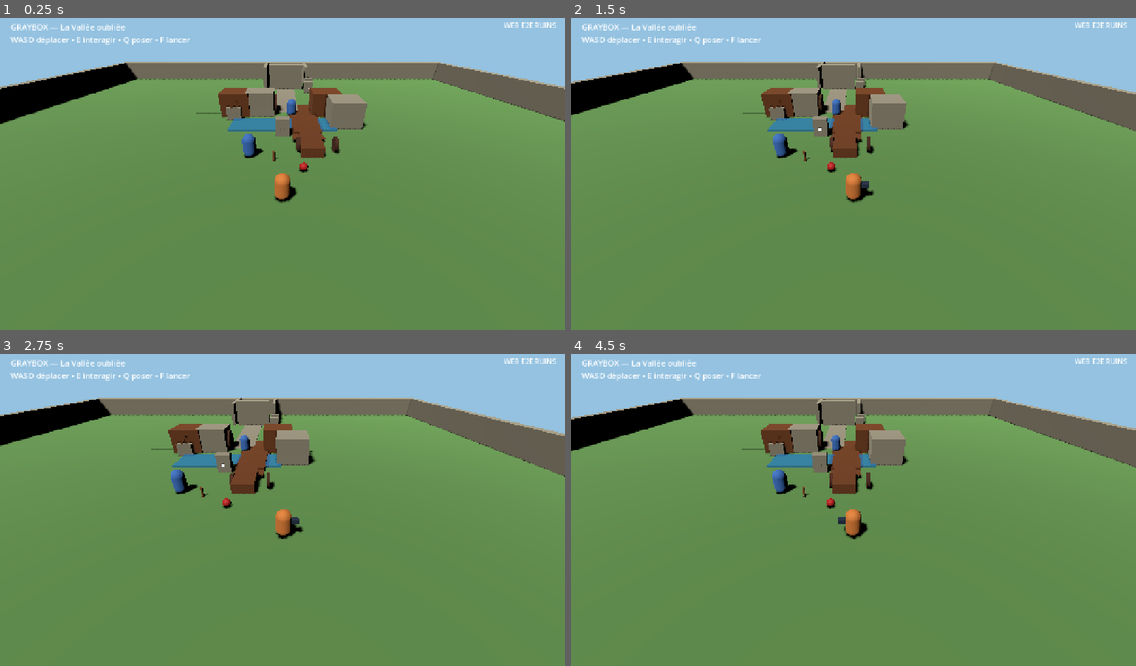
Above: before the commit, frames 1-4 (two rows, left to right).
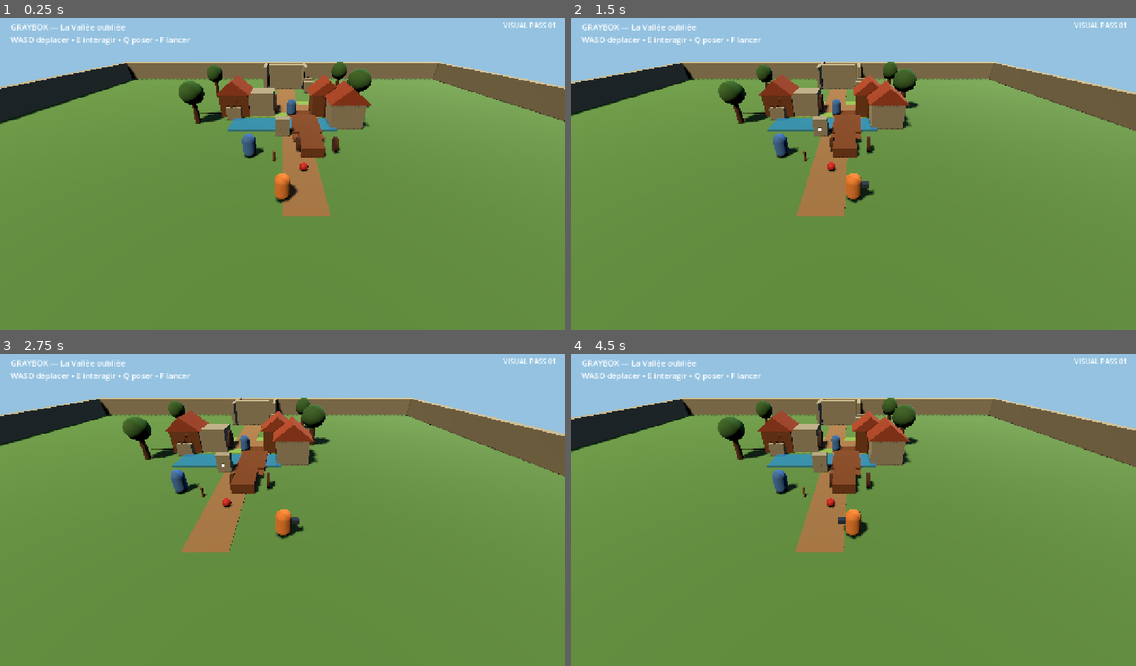
Above: after the commit, the same moments.

Repository: u2987920406-rgb/Grimoire
Game: Godot game, scene res://adventures/forgotten_valley/scenes/bootstrap.tscn
Two runs of this game, one before a commit and one after it. Both use one fixed random seed, a clock stepped at 60 frames per second and the inputs below.
Inputs (mouse positions are in pixels of both pictures, inside the frame that each line leads up to):
- Up to frame 1 (0.25 s): no input
- Up to frame 2 (1.5 s): tap Enter at 0.5 s; move the mouse to (977, 155) at 0.52 s; hold D (move_right) 0.53-1.25 s; hold Q (drop_object) 0.53-1.25 s; click (977, 155) at 0.67 s; drag from (740, 186) to (825, 233) at 1.27 s
- Up to frame 3 (2.75 s): tap Space at 2 s; move the mouse to (339, 438) at 2.02 s; hold D (move_right) from 2.03 s (still down); hold F (throw_object) from 2.03 s (still down)
- Up to frame 4 (4.5 s): release D (move_right) at 2.75 s; release F (throw_object) at 2.75 s; drag from (825, 569) to (684, 460) at 2.77 s; tap Enter at 3.5 s; move the mouse to (1023, 553) at 3.52 s; hold A (move_left) 3.53-4.25 s; hold E (interact) 3.53-4.25 s; drag from (684, 460) to (768, 428) at 4.27 s

The runs differ from the first frame. In frame 1, 7.2% of the frame differs, in the area x 0-100%, y 1-64%; in frame 2, 7.0%; in frame 3, 6.7%; in frame 4, 7.0%.

Commit message:
feat(art): add first visual readability pass to Forgotten Valley

Diff:
--- a/adventures/forgotten_valley/scenes/bootstrap.tscn
+++ b/adventures/forgotten_valley/scenes/bootstrap.tscn
@@ -52,8 +52,62 @@
 size = Vector3(60, 0.4, 60)
 
 [sub_resource type="StandardMaterial3D" id="Material_ground"]
-albedo_color = Color(0.36, 0.54, 0.28, 1)
+albedo_color = Color(0.31, 0.46, 0.22, 1)
 roughness = 1.0
+
+[sub_resource type="StandardMaterial3D" id="Material_path"]
+albedo_color = Color(0.53, 0.39, 0.24, 1)
+roughness = 1.0
+
+[sub_resource type="StandardMaterial3D" id="Material_grass_light"]
+albedo_color = Color(0.46, 0.60, 0.27, 1)
+roughness = 1.0
+
+[sub_resource type="StandardMaterial3D" id="Material_leaf"]
+albedo_color = Color(0.20, 0.37, 0.16, 1)
+roughness = 1.0
+
+[sub_resource type="StandardMaterial3D" id="Material_trunk"]
+albedo_color = Color(0.30, 0.17, 0.08, 1)
+roughness = 1.0
+
+[sub_resource type="StandardMaterial3D" id="Material_roof"]
+albedo_color = Color(0.57, 0.23, 0.12, 1)
+roughness = 0.95
+
+[sub_resource type="StandardMaterial3D" id="Material_ruin_dark"]
+albedo_color = Color(0.30, 0.31, 0.29, 1)
+roughness = 1.0
+
+[sub_resource type="StandardMaterial3D" id="Material_glow"]
+albedo_color = Color(0.34, 0.71, 0.78, 1)
+emission_enabled = true
+emission = Color(0.20, 0.55, 0.62, 1)
+emission_energy_multiplier = 1.5
+
+[sub_resource type="CylinderMesh" id="CylinderMesh_tree_trunk"]
+top_radius = 0.22
+bottom_radius = 0.32
+height = 2.6
+radial_segments = 8
+
+[sub_resource type="SphereMesh" id="SphereMesh_tree_crown"]
+radius = 1.15
+height = 2.1
+radial_segments = 12
+rings = 6
+
+[sub_resource type="PrismMesh" id="PrismMesh_roof"]
+size = Vector3(3.6, 1.4, 3.6)
+
+[sub_resource type="BoxMesh" id="BoxMesh_zone_patch"]
+size = Vector3(10.0, 0.04, 6.0)
+
+[sub_resource type="BoxMesh" id="BoxMesh_path_long"]
+size = Vector3(2.4, 0.05, 10.0)
+
+[sub_resource type="BoxMesh" id="BoxMesh_ruin_floor"]
+size = Vector3(6.0, 0.06, 8.5)
 
 [sub_resource type="SphereMesh" id="SphereMesh_apple"]
 radius = 0.28
@@ -241,9 +295,16 @@
 script = ExtResource("13_state")
 
 [node name="Sun" type="DirectionalLight3D" parent="."]
-rotation_degrees = Vector3(-55, -35, 0)
-light_energy = 1.15
+rotation_degrees = Vector3(-52, -35, 0)
+light_color = Color(1, 0.91, 0.74, 1)
+light_energy = 1.28
 shadow_enabled = true
+
+[node name="FillLight" type="DirectionalLight3D" parent="."]
+rotation_degrees = Vector3(-28, 145, 0)
+light_color = Color(0.58, 0.72, 0.88, 1)
+light_energy = 0.28
+shadow_enabled = false
 
 [node name="Ground" type="StaticBody3D" parent="."]
 
@@ -319,7 +380,7 @@
 [node name="VillagePath" type="MeshInstance3D" parent="."]
 position = Vector3(2.2, 0.23, -7.8)
 mesh = SubResource("BoxMesh_path")
-material_override = SubResource("Material_cart")
+material_override = SubResource("Material_path")
 
 [node name="Bridge" type="StaticBody3D" parent="."]
 position = Vector3(2.2, 0.42, -5.2)
@@ -491,6 +552,11 @@
 [node name="Collision" type="CollisionShape3D" parent="Workshop"]
 shape = SubResource("BoxShape_building")
 
+[node name="Roof" type="MeshInstance3D" parent="Workshop"]
+position = Vector3(0, 1.8, 0)
+mesh = SubResource("PrismMesh_roof")
+material_override = SubResource("Material_roof")
+
 [node name="VillageResident" type="StaticBody3D" parent="."]
 position = Vector3(1.0, 1.0, -8.3)
 script = ExtResource("12_resident")
@@ -514,6 +580,11 @@
 [node name="Collision" type="CollisionShape3D" parent="HouseA"]
 shape = SubResource("BoxShape_building")
 
+[node name="Roof" type="MeshInstance3D" parent="HouseA"]
+position = Vector3(0, 1.8, 0)
+mesh = SubResource("PrismMesh_roof")
+material_override = SubResource("Material_roof")
+
 [node name="HouseB" type="StaticBody3D" parent="."]
 position = Vector3(6.0, 1.4, -5.8)
 
@@ -523,6 +594,11 @@
 
 [node name="Collision" type="CollisionShape3D" parent="HouseB"]
 shape = SubResource("BoxShape_building")
+
+[node name="Roof" type="MeshInstance3D" parent="HouseB"]
+position = Vector3(0, 1.8, 0)
+mesh = SubResource("PrismMesh_roof")
+material_override = SubResource("Material_roof")
 
 [node name="Field" type="StaticBody3D" parent="."]
 position = Vector3(-7.0, 0.35, -10.5)
@@ -556,7 +632,7 @@
 [node name="MountainPath" type="MeshInstance3D" parent="."]
 position = Vector3(0.5, 0.24, -16.0)
 mesh = SubResource("BoxMesh_mountain_path")
-material_override = SubResource("Material_stone")
+material_override = SubResource("Material_path")
 
 [node name="SunStoneI" type="StaticBody3D" parent="."]
 position = Vector3(-6.5, 0.9, -12.5)
@@ -765,6 +841,84 @@
 
 [node name="Collision" type="CollisionShape3D" parent="BoundaryEast"]
 shape = SubResource("BoxShape_boundary_ew")
+
+[node name="VillageGreen" type="MeshInstance3D" parent="."]
+position = Vector3(0.5, 0.23, -10.5)
+mesh = SubResource("BoxMesh_zone_patch")
+material_override = SubResource("Material_grass_light")
+
+[node name="LowerPath" type="MeshInstance3D" parent="."]
+position = Vector3(1.2, 0.225, 1.9)
+mesh = SubResource("BoxMesh_path_long")
+material_override = SubResource("Material_path")
+
+[node name="RuinFloor" type="MeshInstance3D" parent="."]
+position = Vector3(0.5, 0.24, -25.4)
+mesh = SubResource("BoxMesh_ruin_floor")
+material_override = SubResource("Material_ruin_dark")
+
+[node name="Tree01" type="Node3D" parent="."]
+position = Vector3(-8.5, 1.3, -6.0)
+
+[node name="Trunk" type="MeshInstance3D" parent="Tree01"]
+mesh = SubResource("CylinderMesh_tree_trunk")
+material_override = SubResource("Material_trunk")
+
+[node name="Crown" type="MeshInstance3D" parent="Tree01"]
+position = Vector3(0, 1.8, 0)
+mesh = SubResource("SphereMesh_tree_crown")
+material_override = SubResource("Material_leaf")
+
+[node name="Tree02" type="Node3D" parent="."]
+position = Vector3(8.5, 1.3, -10.5)
+scale = Vector3(1.15, 1.15, 1.15)
+
+[node name="Trunk" type="MeshInstance3D" parent="Tree02"]
+mesh = SubResource("CylinderMesh_tree_trunk")
+material_override = SubResource("Material_trunk")
+
+[node name="Crown" type="MeshInstance3D" parent="Tree02"]
+position = Vector3(0, 1.8, 0)
+mesh = SubResource("SphereMesh_tree_crown")
+material_override = SubResource("Material_leaf")
+
+[node name="Tree03" type="Node3D" parent="."]
+position = Vector3(-9.0, 1.3, -16.0)
+scale = Vector3(0.9, 1.05, 0.9)
+
+[node name="Trunk" type="MeshInstance3D" parent="Tree03"]
+mesh = SubResource("CylinderMesh_tree_trunk")
+material_override = SubResource("Material_trunk")
+
+[node name="Crown" type="MeshInstance3D" parent="Tree03"]
+position = Vector3(0, 1.8, 0)
+mesh = SubResource("SphereMesh_tree_crown")
+material_override = SubResource("Material_leaf")
+
+[node name="Tree04" type="Node3D" parent="."]
+position = Vector3(8.0, 1.3, -18.0)
+scale = Vector3(0.95, 1.1, 0.95)
+
+[node name="Trunk" type="MeshInstance3D" parent="Tree04"]
+mesh = SubResource("CylinderMesh_tree_trunk")
+material_override = SubResource("Material_trunk")
+
+[node name="Crown" type="MeshInstance3D" parent="Tree04"]
+position = Vector3(0, 1.8, 0)
+mesh = SubResource("SphereMesh_tree_crown")
+material_override = SubResource("Material_leaf")
+
+[node name="RuinGlowLeft" type="MeshInstance3D" parent="."]
+position = Vector3(-1.2, 0.3, -26.5)
+mesh = SubResource("BoxMesh_flow_strip")
+scale = Vector3(0.22, 1.0, 0.7)
+material_override = SubResource("Material_glow")
+
+[node name="RuinGlowRight" type="MeshInstance3D" parent="."]
+position = Vector3(2.2, 0.3, -26.5)
+mesh = SubResource("BoxMesh_flow_strip")
+scale = Vector3(0.22, 1.0, 0.7)
+material_override = SubResource("Material_glow")
 
 [node name="UI" type="CanvasLayer" parent="."]
 
@@ -840,7 +994,7 @@
 offset_top = 18.0
 offset_right = 1260.0
 offset_bottom = 54.0
-text = "WEB E2E RUINS"
+text = "VISUAL PASS 01"
 horizontal_alignment = 2
 theme_override_font_sizes/font_size = 16
 
